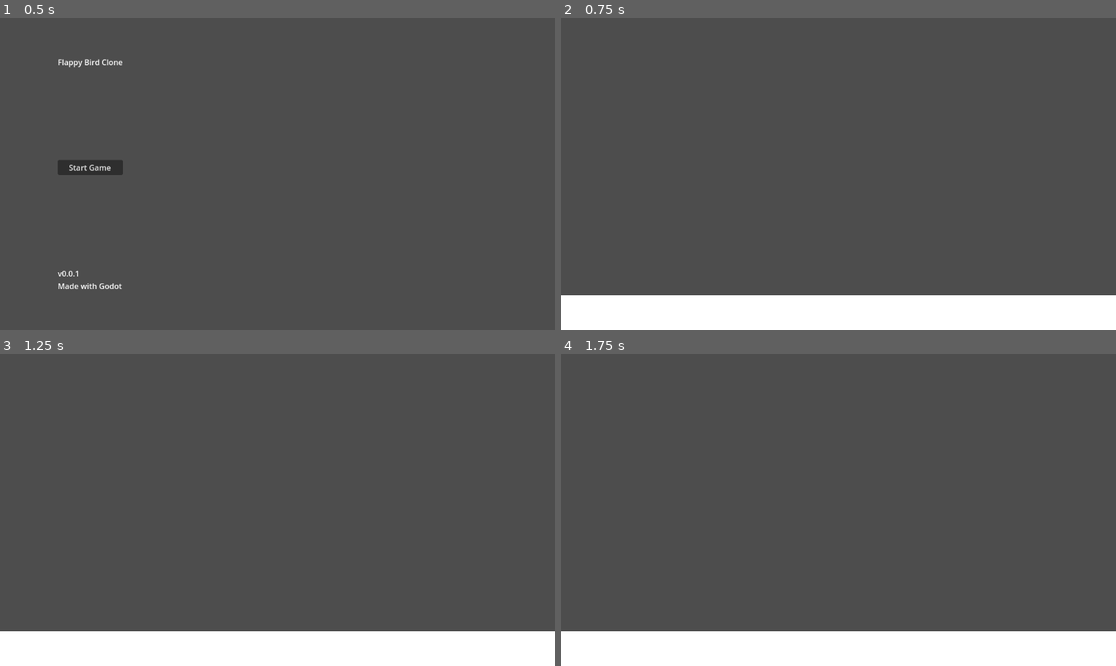
Above: before the commit, frames 1-4 (two rows, left to right).
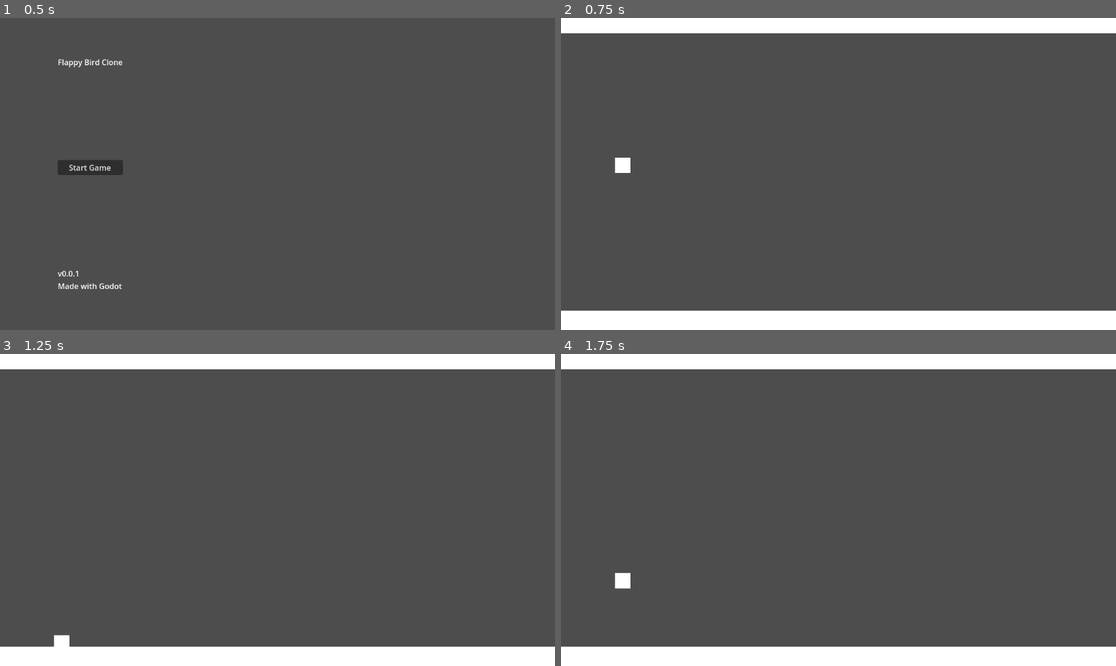
Above: after the commit, the same moments.

Repository: Modailun/flappy-bird-clone
Game: Godot game, scene res://Scenes/main_menu.tscn
The game is run twice, just before and just after one commit, with the same random seed, the same clock (stepped at 60 frames per second) and the same inputs.
Inputs (mouse positions are in pixels of both pictures, inside the frame that each line leads up to):
- Up to frame 1 (0.5 s): no input
- Up to frame 2 (0.75 s): click "Start Game" at 0.5 s
- Up to frame 3 (1.25 s): no input
- Up to frame 4 (1.75 s): move the mouse to (960, 494) at 1.27 s; click (960, 494) at 1.35 s; click (960, 494) at 1.52 s

Frame 1 is identical in both runs. In frame 2, 10% of the frame differs, in the area x 0-100%, y 0-94%; in frame 3, 9.9%; in frame 4, 10%.

Commit message:
Added Birb

Diff:
--- /dev/null
+++ b/Scenes/bird.tscn
@@ -0,0 +1,22 @@
+[gd_scene load_steps=5 format=3 uid="uid://b8kifyk7hc6nl"]
+
+[ext_resource type="Script" uid="uid://c8k15yvv20pxy" path="res://Scripts/bird.gd" id="1_i8bdw"]
+
+[sub_resource type="PhysicsMaterial" id="PhysicsMaterial_i8bdw"]
+
+[sub_resource type="CanvasTexture" id="CanvasTexture_ygmfd"]
+
+[sub_resource type="RectangleShape2D" id="RectangleShape2D_i8bdw"]
+size = Vector2(32, 32)
+
+[node name="Bird" type="RigidBody2D"]
+physics_material_override = SubResource("PhysicsMaterial_i8bdw")
+gravity_scale = 1.5
+script = ExtResource("1_i8bdw")
+
+[node name="Sprite2D" type="Sprite2D" parent="."]
+scale = Vector2(32, 32)
+texture = SubResource("CanvasTexture_ygmfd")
+
+[node name="CollisionShape2D" type="CollisionShape2D" parent="."]
+shape = SubResource("RectangleShape2D_i8bdw")
--- /dev/null
+++ b/Scenes/floor.tscn
@@ -0,0 +1,11 @@
+[gd_scene load_steps=2 format=3 uid="uid://lba3tqsm6xqc"]
+
+[sub_resource type="WorldBoundaryShape2D" id="WorldBoundaryShape2D_8fbta"]
+
+[node name="Floor" type="StaticBody2D"]
+
+[node name="CollisionShape2D" type="CollisionShape2D" parent="."]
+shape = SubResource("WorldBoundaryShape2D_8fbta")
+
+[node name="Polygon2D" type="Polygon2D" parent="."]
+polygon = PackedVector2Array(-640, 0, 640, 0, 640, 128, -640, 128)
--- a/Scenes/game.tscn
+++ b/Scenes/game.tscn
@@ -1,18 +1,18 @@
 [gd_scene load_steps=3 format=3 uid="uid://bnc5pe1d0vbax"]
 
-[ext_resource type="PackedScene" uid="uid://lba3tqsm6xqc" path="res://Scenes/kill_zone.tscn" id="1_ebmjs"]
-
-[sub_resource type="WorldBoundaryShape2D" id="WorldBoundaryShape2D_qxrlw"]
+[ext_resource type="PackedScene" uid="uid://lba3tqsm6xqc" path="res://Scenes/floor.tscn" id="1_ebmjs"]
+[ext_resource type="PackedScene" uid="uid://b8kifyk7hc6nl" path="res://Scenes/bird.tscn" id="2_qxrlw"]
 
 [node name="Game" type="Node2D"]
 
 [node name="GameManager" type="Node" parent="."]
 
-[node name="KillZone" parent="." instance=ExtResource("1_ebmjs")]
-position = Vector2(576, 576)
+[node name="Bird" parent="." instance=ExtResource("2_qxrlw")]
+position = Vector2(128, 288)
 
-[node name="CollisionShape2D" type="CollisionShape2D" parent="KillZone"]
-shape = SubResource("WorldBoundaryShape2D_qxrlw")
+[node name="Floor" parent="." instance=ExtResource("1_ebmjs")]
+position = Vector2(576, 608)
 
-[node name="Polygon2D" type="Polygon2D" parent="KillZone"]
-polygon = PackedVector2Array(-640, 0, 640, 0, 640, 128, -640, 128)
+[node name="Floor2" parent="." instance=ExtResource("1_ebmjs")]
+position = Vector2(576, 32)
+rotation = 3.14159
--- a/Scenes/kill_zone.tscn
+++ /dev/null
@@ -1,6 +0,0 @@
-[gd_scene load_steps=2 format=3 uid="uid://lba3tqsm6xqc"]
-
-[ext_resource type="Script" uid="uid://dr1yf62ah6coj" path="res://Scripts/kill_zone.gd" id="1_d6013"]
-
-[node name="KillZone" type="Area2D"]
-script = ExtResource("1_d6013")
--- /dev/null
+++ b/Scenes/pipes.tscn
@@ -0,0 +1,3 @@
+[gd_scene format=3 uid="uid://bg438eyg3tjj"]
+
+[node name="Pipes" type="AnimatableBody2D"]
--- /dev/null
+++ b/Scripts/bird.gd
@@ -0,0 +1,6 @@
+extends RigidBody2D
+
+func _physics_process(delta: float) -> void:
+	if Input.is_action_just_pressed("Jump") :
+		print("jump")
+		apply_impulse(Vector2(0,-400), Vector2(0,0))
--- a/Scripts/kill_zone.gd
+++ /dev/null
@@ -1,5 +0,0 @@
-extends Area2D
-
-func _on_body_entered(body: Node2D) -> void:
-	print("You died.")
-	body.get_node("CollisionShape2D").queue_free()
--- a/project.godot
+++ b/project.godot
@@ -14,3 +14,12 @@
 run/main_scene="uid://coj8ugwlg0fsk"
 config/features=PackedStringArray("4.4", "Forward Plus")
 config/icon="res://icon.svg"
+
+[input]
+
+Jump={
+"deadzone": 0.2,
+"events": [Object(InputEventMouseButton,"resource_local_to_scene":false,"resource_name":"","device":-1,"window_id":0,"alt_pressed":false,"shift_pressed":false,"ctrl_pressed":false,"meta_pressed":false,"button_mask":0,"position":Vector2(0, 0),"global_position":Vector2(0, 0),"factor":1.0,"button_index":1,"canceled":false,"pressed":false,"double_click":false,"script":null)
+, Object(InputEventKey,"resource_local_to_scene":false,"resource_name":"","device":-1,"window_id":0,"alt_pressed":false,"shift_pressed":false,"ctrl_pressed":false,"meta_pressed":false,"pressed":false,"keycode":0,"physical_keycode":32,"key_label":0,"unicode":32,"location":0,"echo":false,"script":null)
+]
+}
Not shown, added: Scripts/bird.gd.uid
Not shown, removed: Scripts/kill_zone.gd.uid
